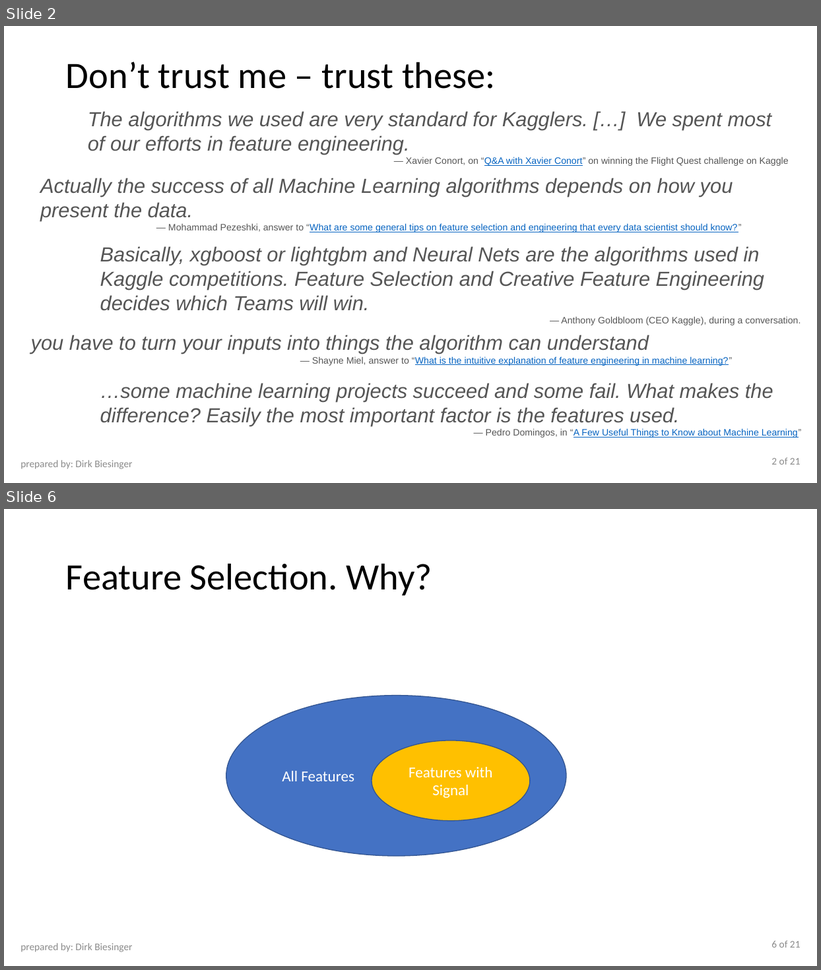
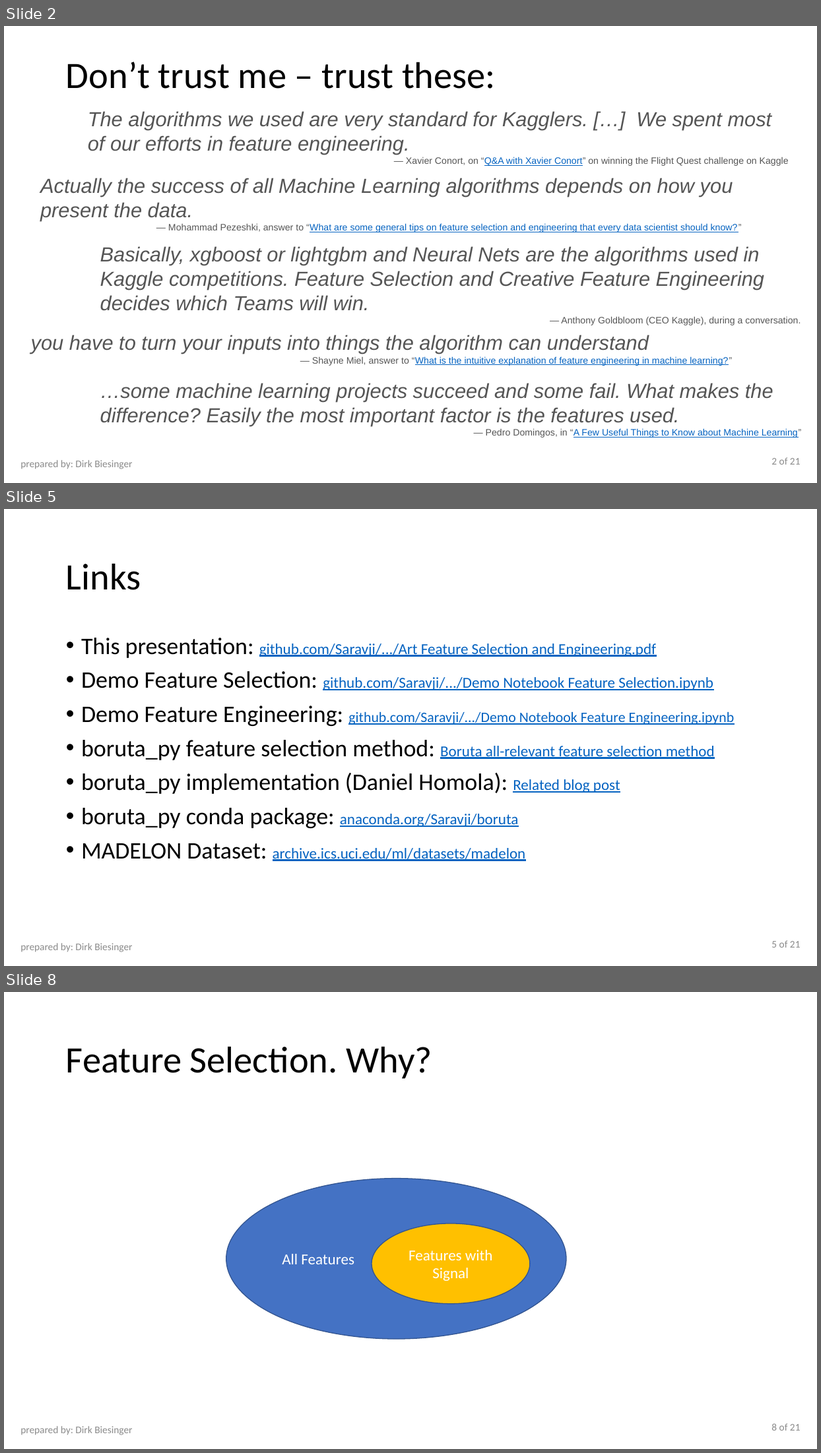
Before and after one commit to Saravji/Art-Of-Feature-Selection-and-Engineering, a slide deck: Art Feature Selection and Engineering.pptx. Shown one above the other, each under a label of ours: slides 2 and 6 before the commit, slides 2, 5 and 8 after it; the slides between them are not shown. The pictures are 821x970 and 821x1453 pixels, drawn with LibreOffice and Linux fonts; fonts in the diff are those of the drawing. Boxes give left, top, right and bottom in pixels: in the first picture for what was removed or moved away, otherwise in the second. Text is boxed around its words. In the diff, an @@ line names an element or a change of style, - is before the commit and + after.

```diff
--- a/Art Feature Selection and Engineering.pptx
+++ b/Art Feature Selection and Engineering.pptx
@@ slide 5 added at (4, 509, 817, 966), background #FFFFFF @@
@@ title added at (66, 563, 141, 590), 44 pt, text #000000 @@
+Links
@@ text added at (81, 638, 735, 861), 18 pt, text #0563C1, underline @@
+• This presentation: github.com/Saravji/.../Art Feature Selection and Engineering.pdf
+• Demo Feature Selection: github.com/Saravji/.../Demo Notebook Feature Selection.ipynb
+• Demo Feature Engineering: github.com/Saravji/.../Demo Notebook Feature Engineering.ipynb
+• boruta_py feature selection method: Boruta all-relevant feature selection method
+• boruta_py implementation (Daniel Homola): Related blog post
+• boruta_py conda package: anaconda.org/Saravji/boruta
+• MADELON Dataset: archive.ics.uci.edu/ml/datasets/madelon
@@ text added at (20, 943, 132, 953), 12 pt, text #8C8C8C @@
+prepared by: Dirk Biesinger
@@ page number added at (772, 941, 801, 948), 12 pt, text #8C8C8C @@
+5 of 21
@@ what was slide 6 is now slide 8 @@
@@ page number at (772, 1424, 801, 1431): text changed @@
-6 of 21
+8 of 21
```
Also in this commit, not shown: 5 slides changed, 1 other slide added, 1 other file.
